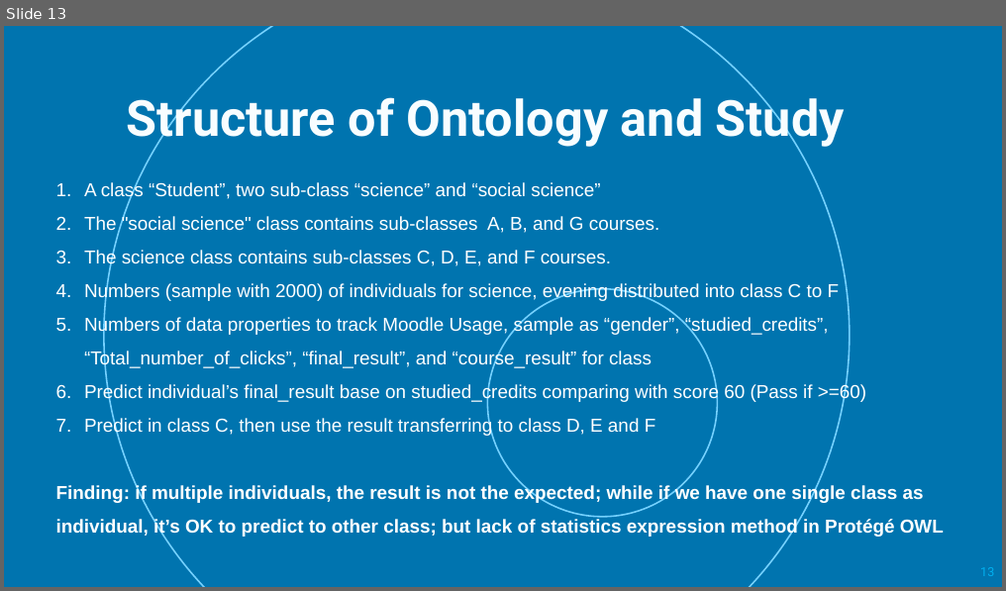
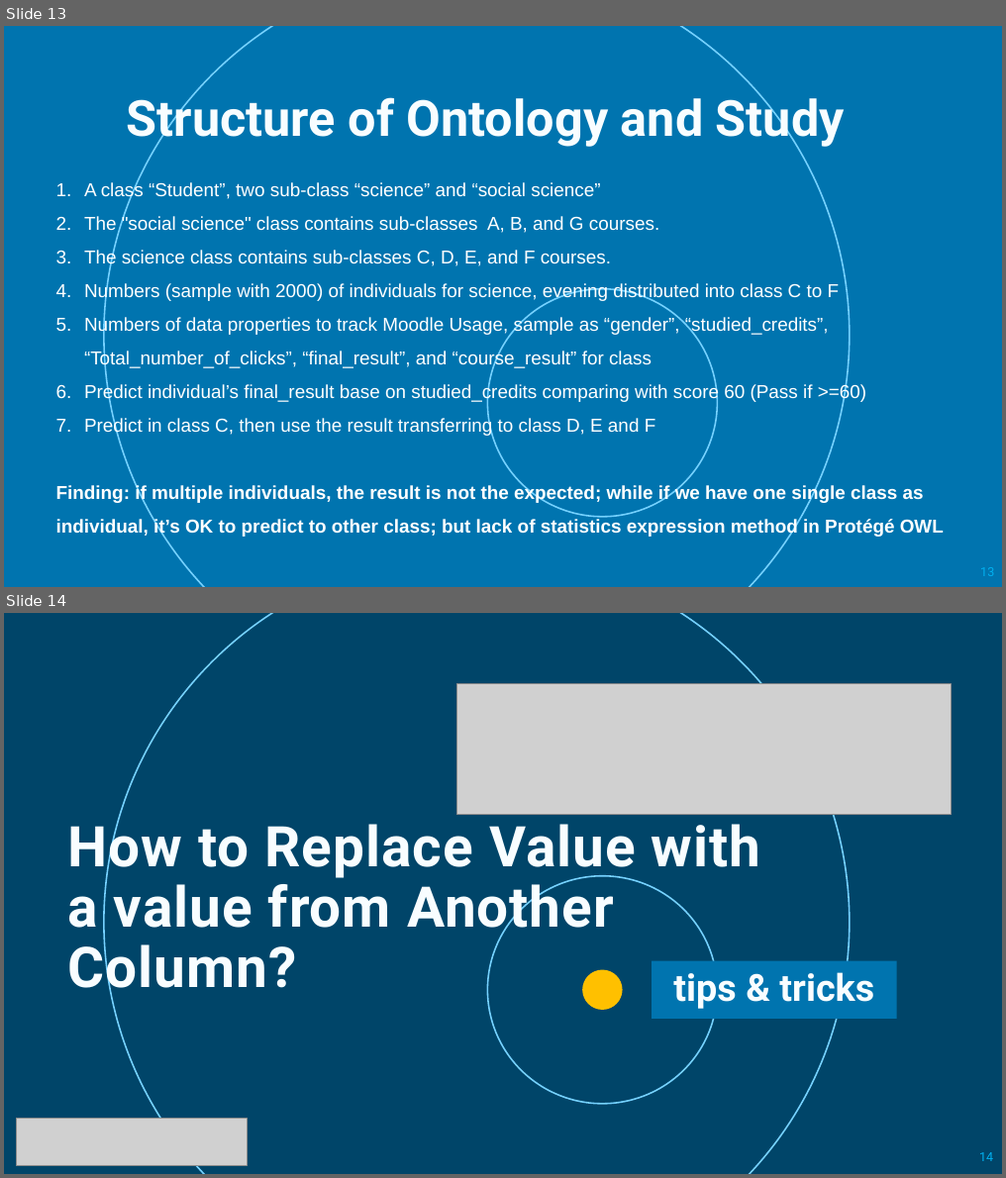
Before and after one commit to yasenstar/self_learning, a slide deck: tool-tips.pptx. Shown one above the other, each under a label of ours: slide 13 before the commit, slides 13 and 14 after it. The pictures are 1006x591 and 1006x1178 pixels, drawn with LibreOffice and Linux fonts; fonts in the diff are those of the drawing; grey boxes stand for pictures; background and template pictures are left out. Boxes give left, top, right and bottom in pixels: in the first picture for what was removed or moved away, otherwise in the second. Text is boxed around its words. In the diff, an @@ line names an element or a change of style, - is before the commit and + after.

Commit message:
add Power BI replace value tip

```diff
--- a/tool-tips.pptx
+++ b/tool-tips.pptx
@@ slide 14 added at bbox=[4, 613, 1002, 1174], background picture (left out) @@
@@ rectangle added at bbox=[4, 613, 1002, 1174], fill #000000 at 40% opacity @@
@@ ellipse added at bbox=[104, 613, 849, 1174], outline #75D1FF 1.5 pt @@
@@ picture added at bbox=[456, 684, 951, 814] @@
@@ title added at bbox=[67, 815, 761, 1001], 54 pt, text gradient #F8FDFF to #FFFFFF, bold @@
+How to Replace Value with a value from Another Column?
@@ ellipse added at bbox=[487, 875, 718, 1103], outline #75D1FF 1.5 pt @@
@@ rectangle added at bbox=[651, 961, 897, 1019], fill #0074AF, 36 pt, text gradient #F8FDFF to #FFFFFF, bold @@
+tips & tricks
@@ freeform shape added at bbox=[583, 970, 623, 1010], fill #FFC000 @@
@@ picture added at bbox=[17, 1118, 247, 1166] @@
@@ page number added at bbox=[979, 1153, 993, 1161], 12 pt, text #00B0F0 @@
+14
```
Also in this commit, not shown: 2 other files.
